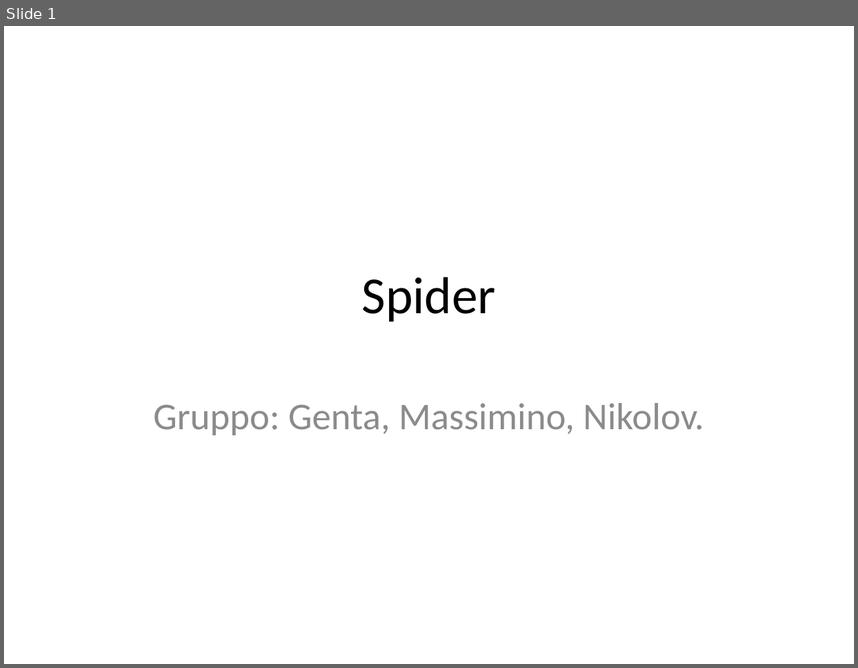
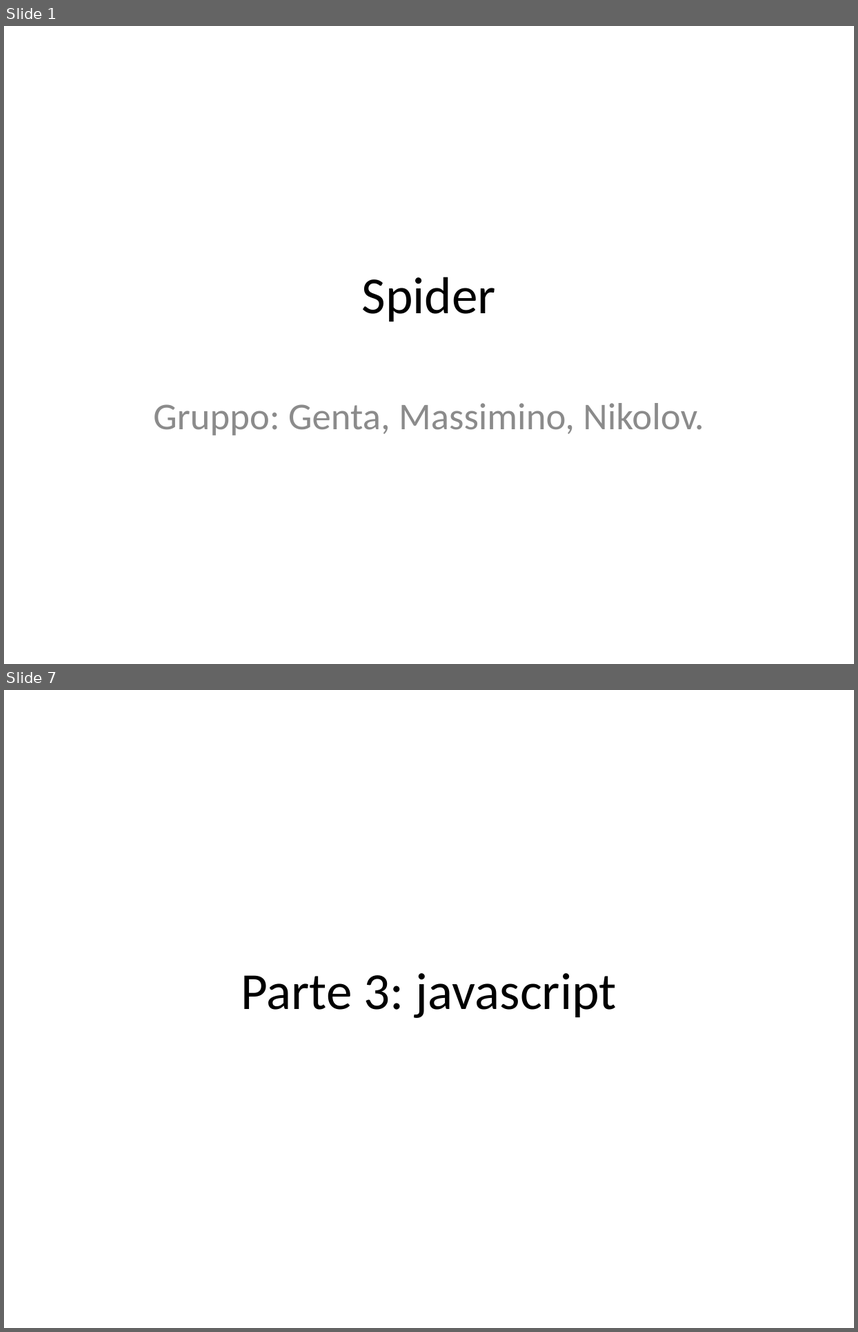
Before and after one commit to danielegenta/ProjectTPSI_Spider, a slide deck: Presentazione_Spider.pptx. Shown one above the other, each under a label of ours: slide 1 before the commit, slides 1 and 7 after it; the slides between them are not shown. The pictures are 858x668 and 858x1332 pixels, drawn with LibreOffice and Linux fonts; fonts in the diff are those of the drawing. Boxes give left, top, right and bottom in pixels: in the first picture for what was removed or moved away, otherwise in the second. Text is boxed around its words. In the diff, an @@ line names an element or a change of style, - is before the commit and + after.

```diff
--- a/Presentazione_Spider.pptx
+++ b/Presentazione_Spider.pptx
@@ slide 7 added at (4,690,854,1328), background #FFFFFF @@
@@ title added at (241,973,617,1018), 44 pt, text #000000 @@
+Parte 3: javascript
```
Also in this commit, not shown: 17 other slides added, 45 other files.
